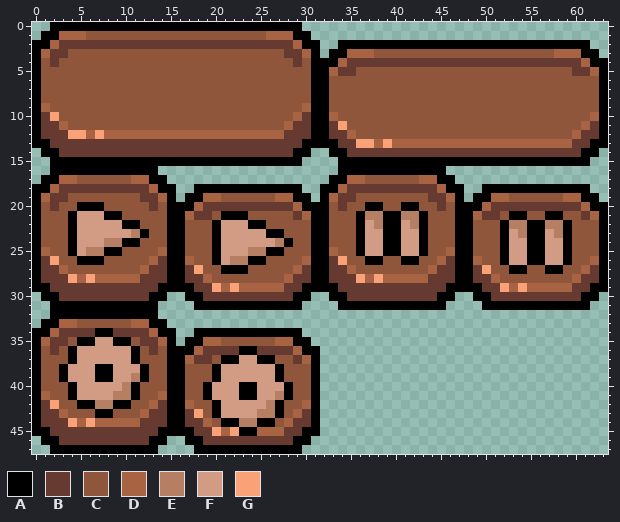
Two states of a pixel-art sprite, Textures/GUI_Sprite_Sheet_2.png. This is how it looked before the edit.
The file is 64x48 pixels.
Palette (. is transparent): A #000000  B #663931  C #8f563b  D #a86342  E #b67e63  F #d19c83  G #faa177
Pixels before (only the part around the change), first column x 19:
22 CAFFFAACCCCCAACCCAFEAAFEACCCAACCCAEEAAEEACCCA
23 CAFFFFFAACCCAACCCAFFAAFFACCCAACCCAFEAAFEACCCA
24 CAFFFFFFEACCAACCCAFFAAFFACCCAACCCAFFAAFFACCCA
25 CAFFFEEAACCCAADCCAFFAAFFACCDAACCCAFFAAFFACCCA
26 CAFEEAACCCCDAABGCCAACCAACCDBAADCCAFFAAFFACCDA
27 CCAAACCCCCDBAABBDCCCCCCCCDBBAABGCCAACCAACCDBA
28 DCCCCCCCCDBBAABBBGDGDDDDDBBBAABBDCCCCCCCCDBBA
29 BGDGDDDDDBBAAAABBBBBBBBBBBBAAAABBGDGDDDDDBBAA
30 BBBBBBBBBBAA..AABBBBBBBBBBAA..AABBBBBBBBBBAA.
31 AAAAAAAAAAA....AAAAAAAAAAAA....AAAAAAAAAAAA..
32 .............................................
33 .............................................
34 AAAAAAAAAAA..................................
35 DDCCCCCCDDAA.................................
36 BBBBAABBBBDAA................................
37 BCAAFFAACCBDA................................
38 CAFFFFFFACCCA................................
39 CAFFFFFFACCCA................................
40 AFFFAAFFFACCA................................
41 AFFFAAFFEACCA................................
42 CAFFFFFEACCDA................................
43 CAFFFFEEACDBA................................
44 DCAAEEAACDBBA................................
45 BGDGAADDDBBAA................................
46 BBBBBBBBBBAA.................................
47 AAAAAAAAAAA..................................
After:
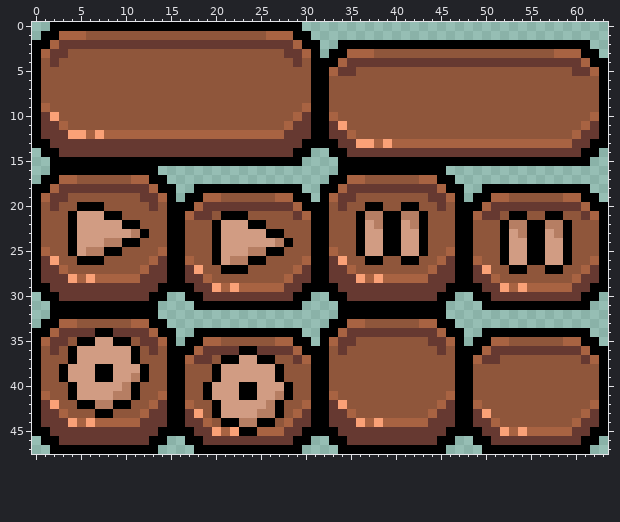
Change:
Changed rows in their new state; - is an unchanged pixel.
first column x 32:
32 --AAAAAAAAAAAA------------------
33 -AADDCCCCCCDDAA-----------------
34 AADBBBBBBBBBBDAA--AAAAAAAAAAAA--
35 ADBBCCCCCCCCBBDA-AADDCCCCCCDDAA-
36 ACBCCCCCCCCCCBCAAADBBBBBBBBBBDAA
37 ACCCCCCCCCCCCCCAADBBCCCCCCCCCBDA
38 ACCCCCCCCCCCCCCAACCCCCCCCCCCCCCA
39 ACCCCCCCCCCCCCCAACCCCCCCCCCCCCCA
40 ACCCCCCCCCCCCCCAACCCCCCCCCCCCCCA
41 ADCCCCCCCCCCCCDAACCCCCCCCCCCCCCA
42 ABGCCCCCCCCCCDBAADCCCCCCCCCCCCDA
43 ABBDCCCCCCCCDBBAABGCCCCCCCCCCDBA
44 ABBBGDGDDDDDBBBAABBDCCCCCCCCDBBA
45 AABBBBBBBBBBBBAAAABBGDGDDDDDBBAA
46 -AABBBBBBBBBBAA--AABBBBBBBBBBAA-
47 --AAAAAAAAAAAA----AAAAAAAAAAAA--
Where, in picture pixels (left, top, right, bottom), the same in both pictures:
added: (320, 310, 608, 454)
